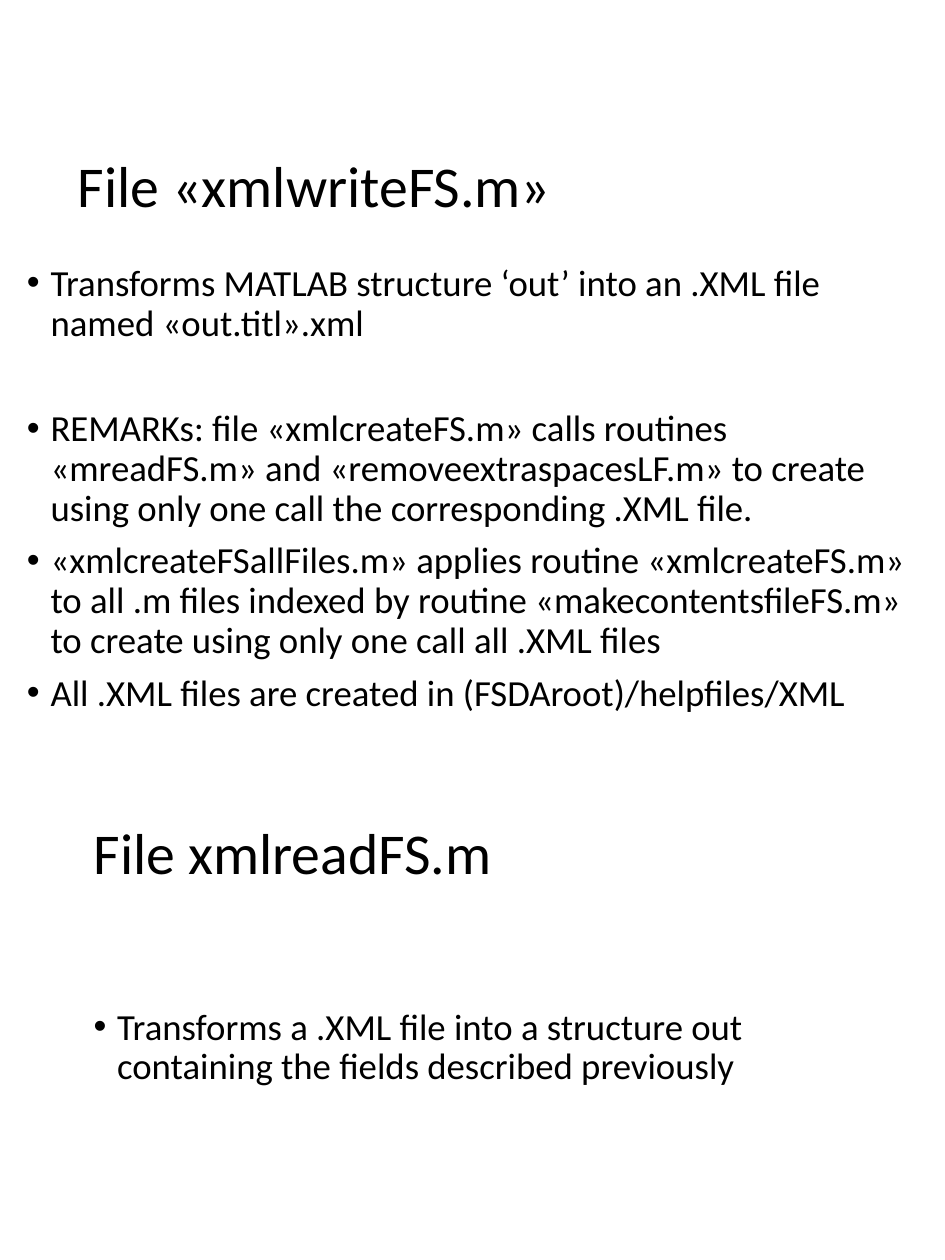
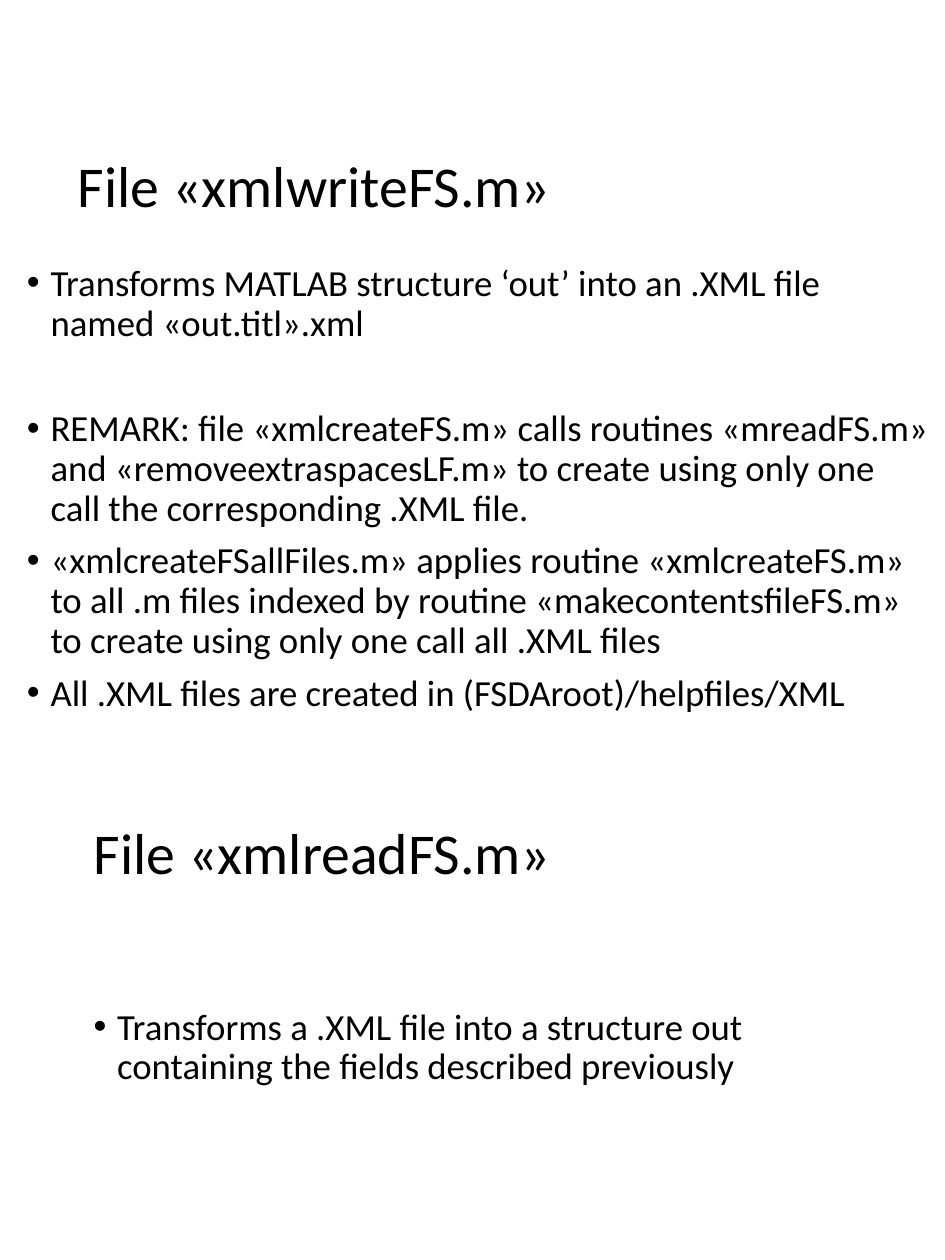
Before and after one commit to UniprJRC/FSDA, a slide deck: slide 16 of utilities_help/FlowChart.pptx. Drawn at 945x1260 pixels with LibreOffice and Linux fonts; fonts in the diff are those of the drawing. Boxes give left, top, right and bottom in pixels: in the first picture for what was removed or moved away, otherwise in the second. Text is boxed around its words. In the diff, an @@ line names an element or a change of style, - is before the commit and + after.

Commit message:
updated some typos corrected

```diff
--- a/utilities_help/FlowChart.pptx
+++ b/utilities_help/FlowChart.pptx
@@ text at box(51, 415, 927, 528): text changed @@
-• REMARKs: file «xmlcreateFS.m» calls routines «mreadFS.m» and «removeextraspacesLF.m» to create using only one call the corresponding .XML file.
+• REMARK: file «xmlcreateFS.m» calls routines «mreadFS.m» and «removeextraspacesLF.m» to create using only one call the corresponding .XML file.
@@ text at box(94, 834, 550, 875): text changed @@
-File xmlreadFS.m
+File «xmlreadFS.m»
```
Also in this commit, not shown: 5 other slides changed.
